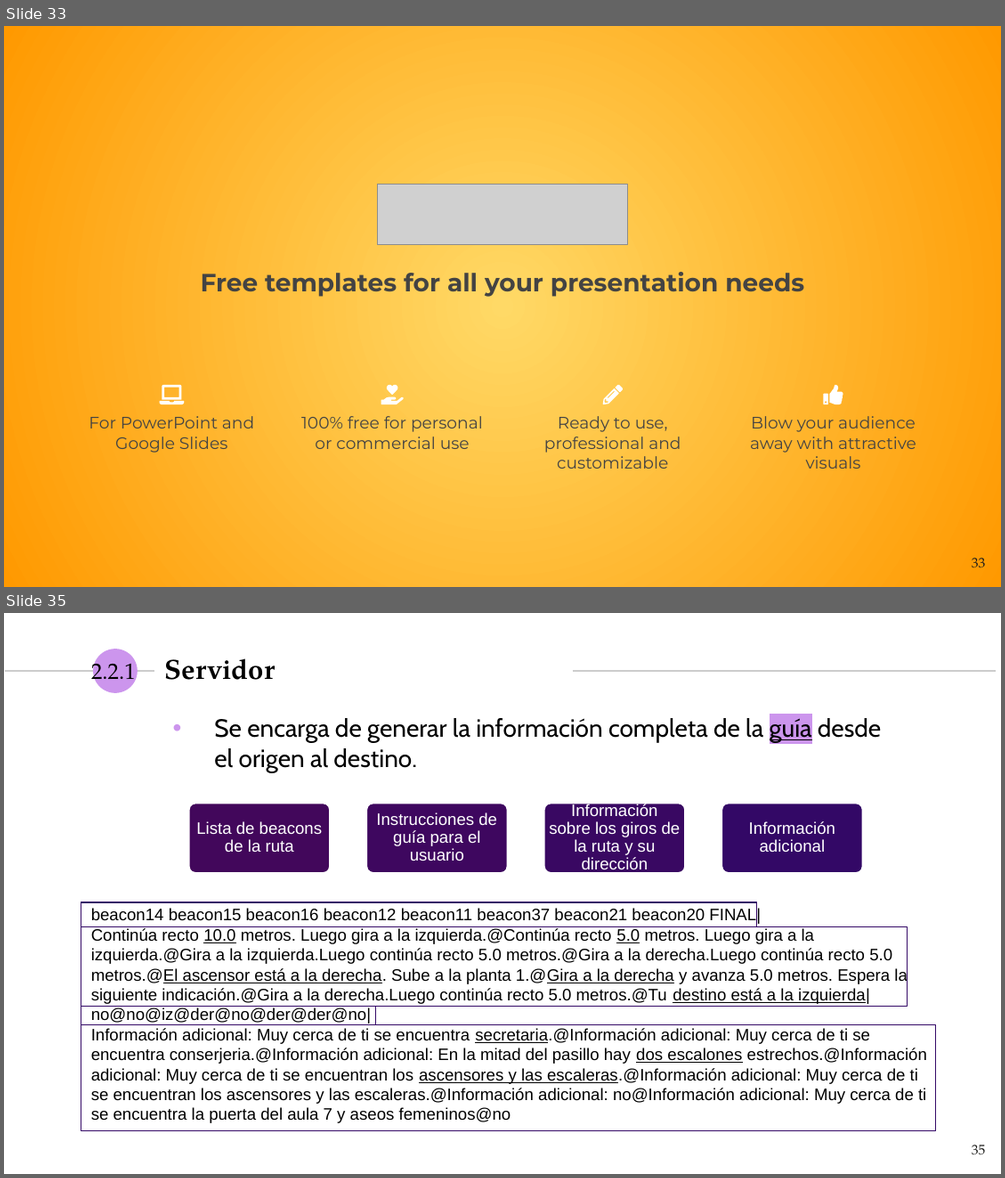
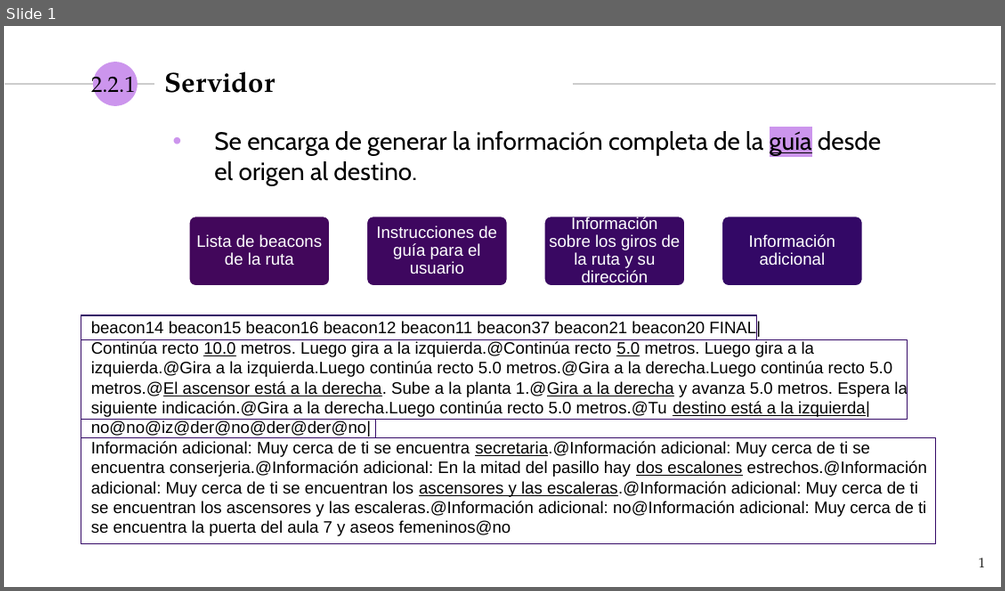
Before and after one commit to NILGroup/TFG-1920-DiscapacidadVisual, a slide deck: Defensa/Viola · SlidesCarnival_DiaposBelen.pptx. Shown one above the other, each under a label of ours: slides 33 and 35 before the commit, slide 1 after it; the slides between them are not shown. The pictures are 1005x1178 and 1005x591 pixels, drawn with LibreOffice and Linux fonts; fonts in the diff are those of the drawing; grey boxes stand for pictures. Boxes give left, top, right and bottom in pixels: in the first picture for what was removed or moved away, otherwise in the second. Text is boxed around its words. In the diff, an @@ line names an element or a change of style, - is before the commit and + after.

```diff
--- a/Defensa/Viola · SlidesCarnival_DiaposBelen.pptx
+++ b/Defensa/Viola · SlidesCarnival_DiaposBelen.pptx
@@ slide 33 removed at <box>4,26,1001,587</box>, background gradient #FFD966 to #FF9900 @@
@@ picture removed at <box>378,184,628,244</box> @@
@@ text removed at <box>201,272,804,297</box> @@
-Free templates for all your presentation needs
@@ group removed at <box>89,385,916,468</box>: 4 texts, 4 freeform shapes @@
-Ready to use, professional and customizable
-100% free for personal or commercial use
-Blow your audience away with attractive visuals
-For PowerPoint and Google Slides
@@ page number removed at <box>971,557,986,568</box> @@
-33
@@ what was slide 35 is now slide 1 @@
@@ page number at <box>979,557,986,567</box>: text changed @@
-35
+1
```
Also in this commit, not shown: 2 slides changed, 33 other slides removed, 2 other files.
